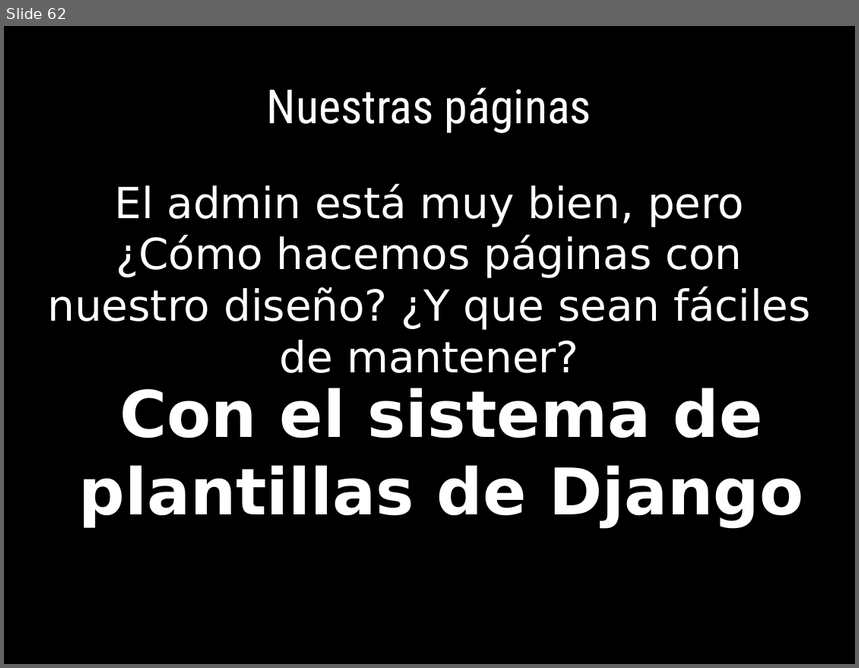
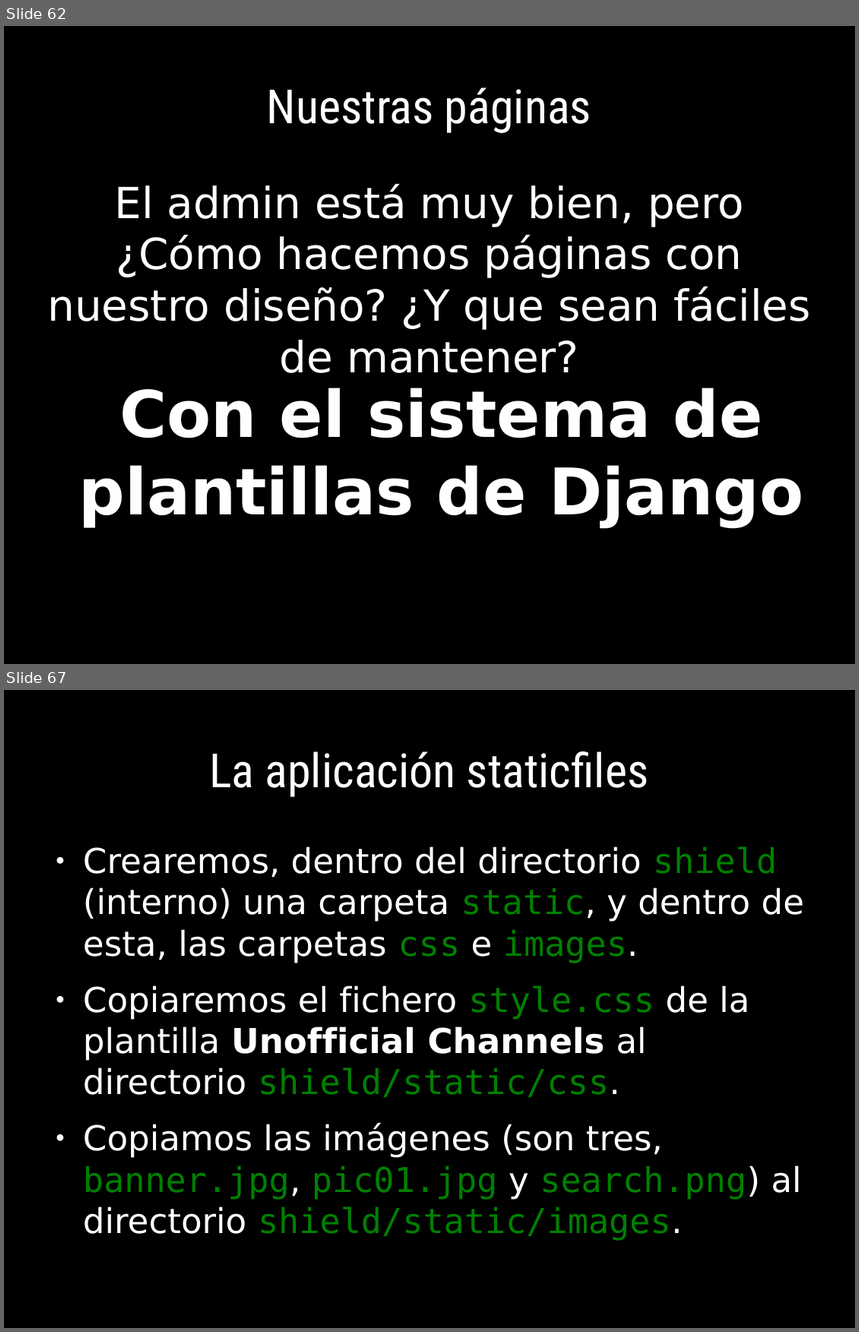
Before and after one commit to euribates/curso-django, a slide deck: presentacion/curso_django.odp. Shown one above the other, each under a label of ours: slide 62 before the commit, slides 62 and 67 after it; the slides between them are not shown. The pictures are 859x668 and 859x1332 pixels, drawn with LibreOffice and Linux fonts; fonts in the diff are those of the drawing; background and template pictures are left out. Boxes give left, top, right and bottom in pixels: in the first picture for what was removed or moved away, otherwise in the second. Text is boxed around its words. In the diff, an @@ line names an element or a change of style, - is before the commit and + after.

```diff
--- a/presentacion/curso_django.odp
+++ b/presentacion/curso_django.odp
@@ slide 67 added at [4, 690, 855, 1328], background #000000 @@
@@ title added at [209, 751, 649, 797], 44 pt, text #FFFFFF @@
+La aplicación staticfiles
@@ text added at [83, 847, 804, 1241], 32 pt, text #FFFFFF @@
+● Crearemos, dentro del directorio shield (interno) una carpeta static, y dentro de esta, las carpetas css e images.
+● Copiaremos el fichero style.css de la plantilla Unofficial Channels al directorio shield/static/css.
+● Copiamos las imágenes (son tres, banner.jpg, pic01.jpg y search.png) al directorio shield/static/images.
```
Also in this commit, not shown: 1 slide changed, 6 other slides added, 6 other files.
